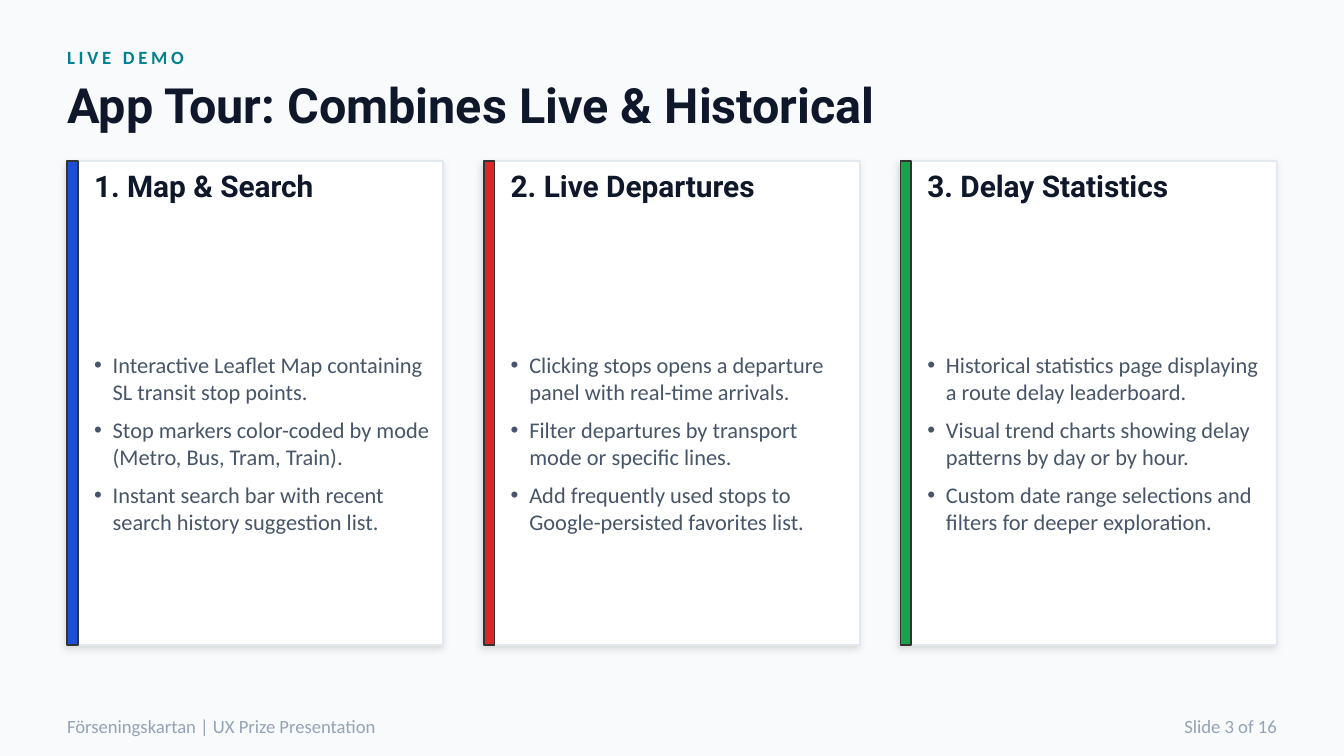
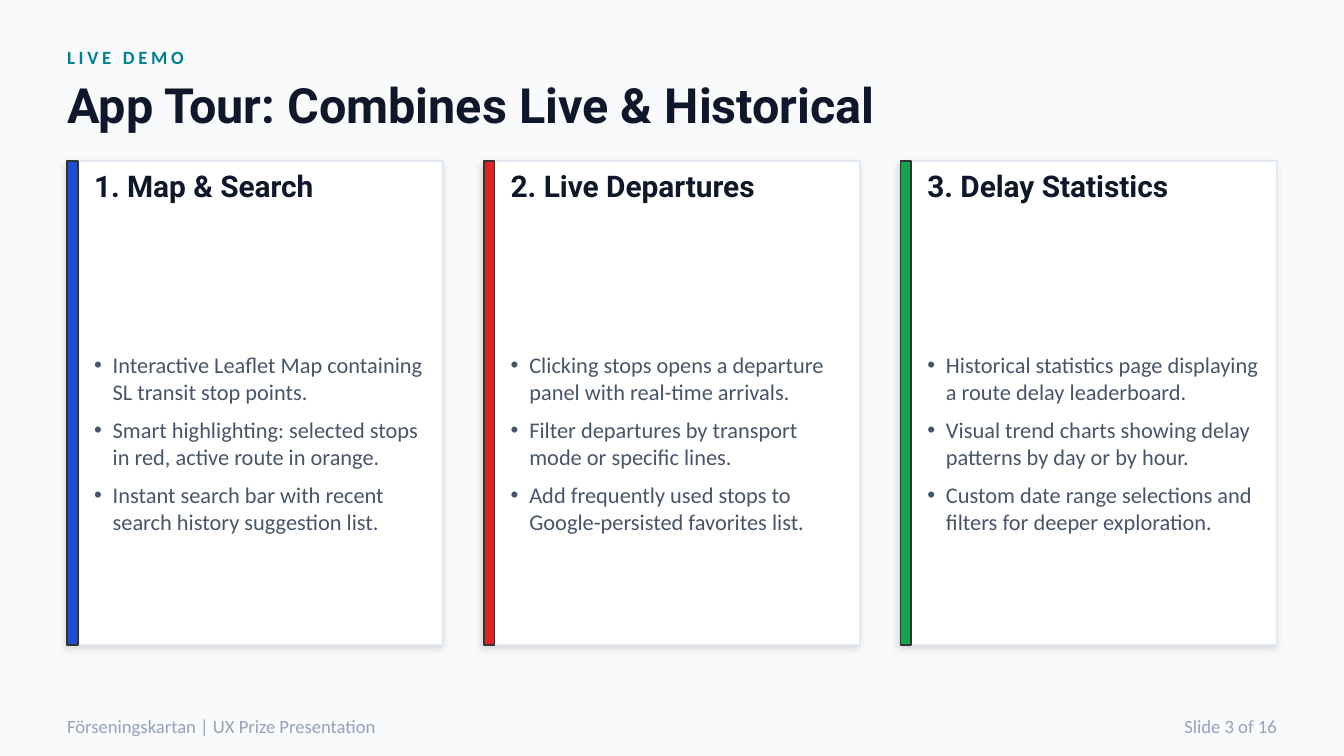
Before and after one commit to mattiaskvist/forseningskartan, a slide deck: slide 3 of presentation.pptx. Drawn at 1344x756 pixels with LibreOffice and Linux fonts; fonts in the diff are those of the drawing. Boxes give left, top, right and bottom in pixels: in the first picture for what was removed or moved away, otherwise in the second. Text is boxed around its words. In the diff, an @@ line names an element or a change of style, - is before the commit and + after.

```diff
--- a/presentation.pptx
+++ b/presentation.pptx
@@ text at (113, 422, 418, 469): text changed @@
-• Stop markers color-coded by mode (Metro, Bus, Tram, Train).
+• Smart highlighting: selected stops in red, active route in orange.
```
Also in this commit, not shown: 4 other slides changed, 1 other file.
